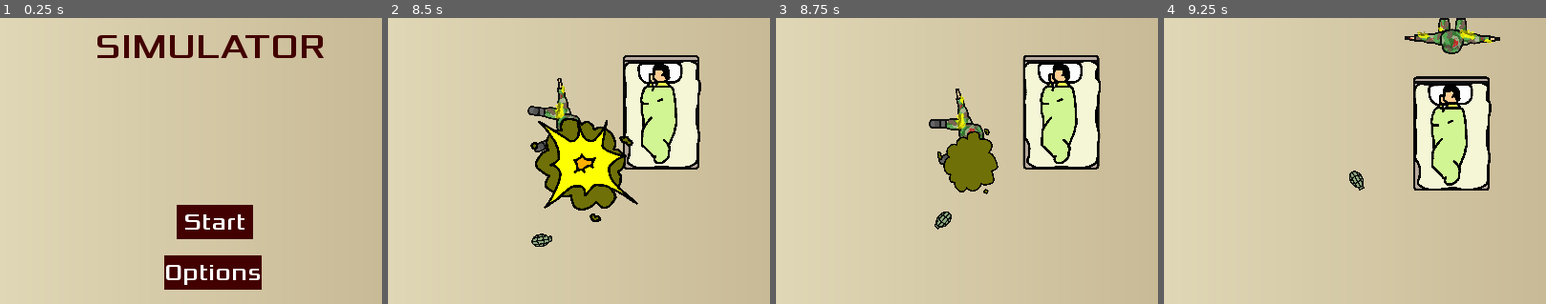
Above: before the commit, frames 1-4 (left to right).
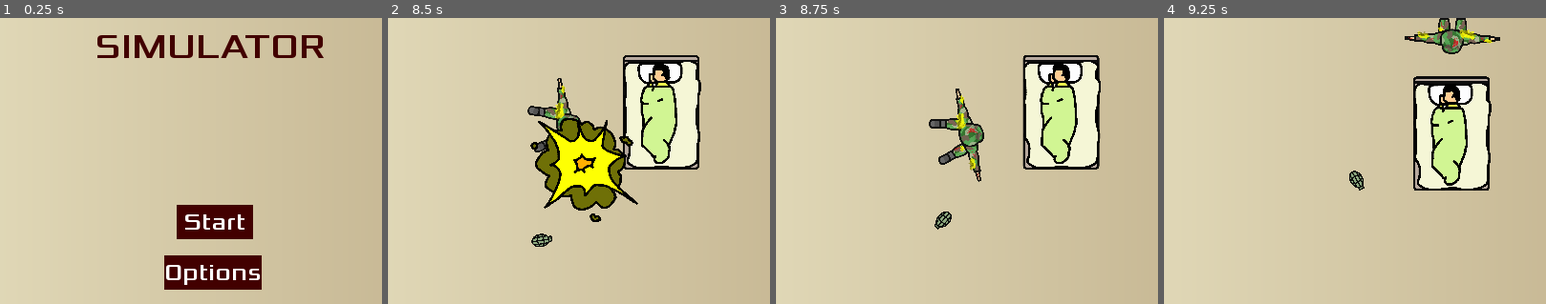
Above: after the commit, the same moments.

Repository: honoriocassiano/the-silent-protector-simulator
Game: Godot game, scene res://Main.tscn
Two runs of this game, one before a commit and one after it. Both use one fixed random seed, a clock stepped at 60 frames per second and the inputs below.
Inputs (mouse positions are % of the whole screen's width and height, from its top left):
- Up to frame 1 (0.25 s): no input
- Up to frame 2 (8.5 s): click "Start" at 0.5 s; move the mouse to (72, 45) at 1.27 s; hold Right (move_right) 1.28-2.03 s; move the mouse to (30, 55) at 2.02 s; hold Down (move_down) 2.03-2.78 s; move the mouse to (60, 28) at 2.77 s; hold Right (move_right) 2.78-3.53 s; move the mouse to (45, 70) at 3.52 s; hold Up (move_up) 3.53-4.28 s; move the mouse to (80, 65) at 4.27 s; hold Left (move_left) 4.28-5.78 s; move the mouse to (20, 35) at 5.02 s; move the mouse to (55, 50) at 5.77 s; hold Down (move_down) 5.78-6.53 s; move the mouse to (35, 25) at 6.52 s; hold Right (move_right) 6.53-7.28 s; move the mouse to (72, 45) at 7.27 s; hold Up (move_up) 7.28-8.03 s; move the mouse to (30, 55) at 8.02 s; hold Right (move_right) from 8.03 s (still down)
- Up to frame 3 (8.75 s): keep holding Right (move_right)
- Up to frame 4 (9.25 s): move the mouse to (60, 28) at 8.77 s; release Right (move_right) at 8.78 s; hold Down (move_down) from 8.78 s (still down)
The pictures show only the part of the screen within x 22-72%, y 34-84%; the shares and areas given below are measured in that part.

Frames 1-2 are identical in both runs. In frame 3, 2.2% of the frame differs, in the area x 42-59%, y 38-62%; in frame 4, nothing differs.

Commit message:
Fix double explosion

Diff:
--- a/Weapon.gd
+++ b/Weapon.gd
@@ -43,6 +43,9 @@
 
 
 func on_contact():
+	if $OnContactAnimation.visible:
+		return
+
 	$OnContactAnimation.animation = on_contact
 	$OnContactAnimation.frame = 0
 
